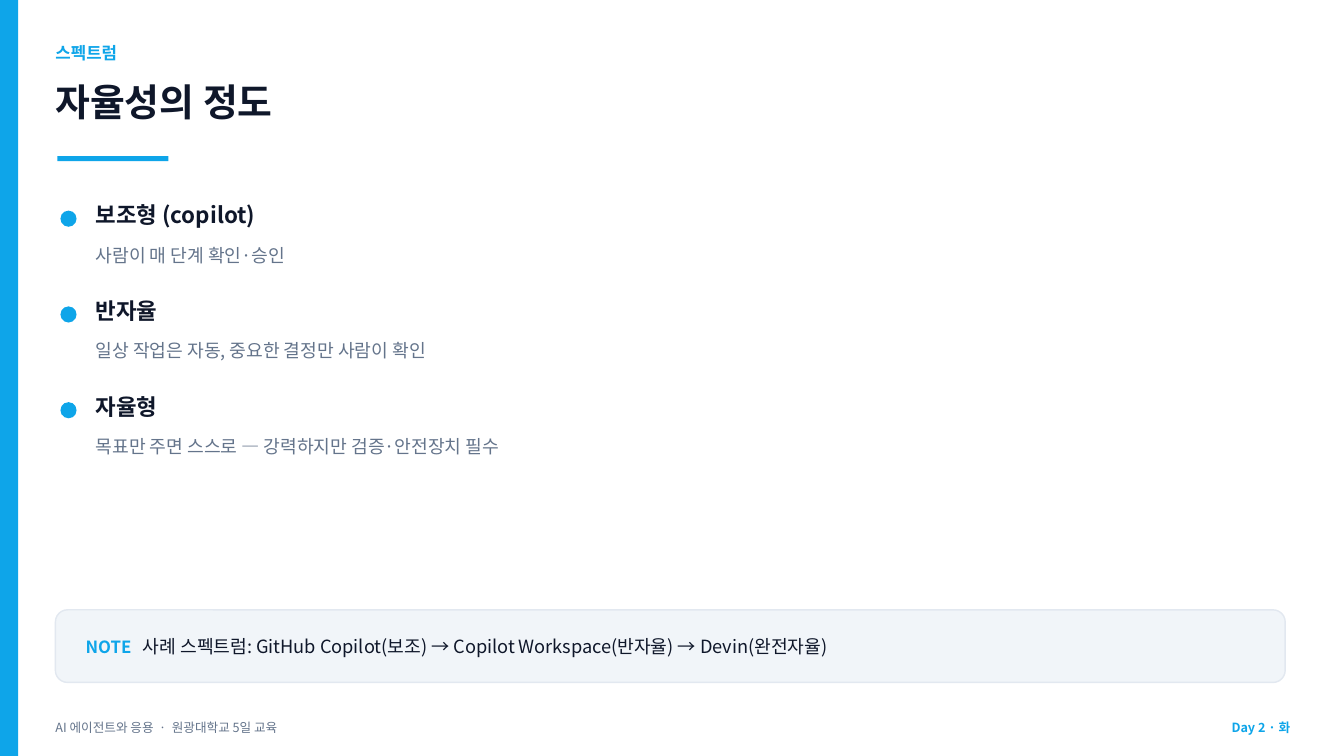
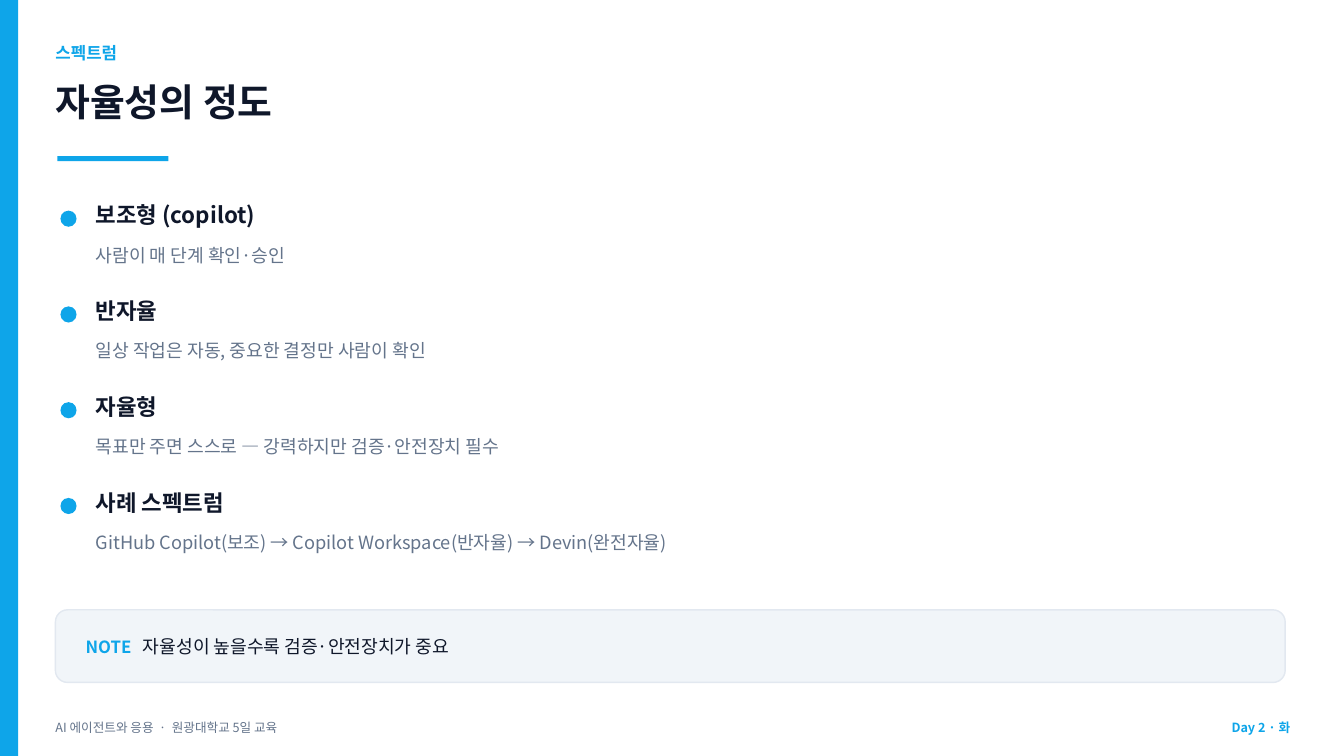
Before and after one commit to jyshin-22/wku-ai-agent-program, a slide deck: slide 16 of slides/day2.pptx (slide 12 before the commit). Drawn at 1344x756 pixels with LibreOffice and Linux fonts; fonts in the diff are those of the drawing. Boxes give left, top, right and bottom in pixels: in the first picture for what was removed or moved away, otherwise in the second. Text is boxed around its words. In the diff, an @@ line names an element or a change of style, - is before the commit and + after.

```diff
--- a/slides/day2.pptx
+++ b/slides/day2.pptx
@@ ellipse added at (60, 498, 77, 514), fill #0EA5E9 @@
@@ text at (96, 492, 224, 513): text changed; size 13 to 16 pt; bold on @@
-NOTE 사례 스펙트럼: GitHub Copilot(보조) → Copilot Workspace(반자율) → Devin(완전자율)
+사례 스펙트럼
@@ text "사례 스펙트럼" at (96, 492, 224, 513): vertical alignment middle to top @@
@@ text added at (96, 534, 667, 553), 13 pt, text #64748B @@
+GitHub Copilot(보조) → Copilot Workspace(반자율) → Devin(완전자율)
@@ text added at (86, 638, 449, 655), 13 pt, text #0F172A @@
+NOTE 자율성이 높을수록 검증·안전장치가 중요
```
Also in this commit, not shown: 8 other slides changed, 8 slides added, 8 other files.
